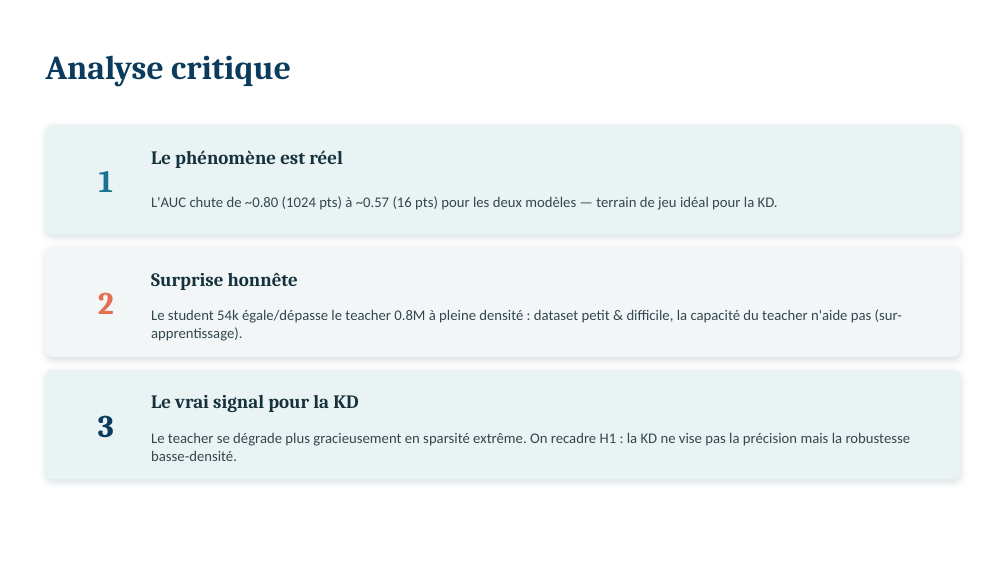
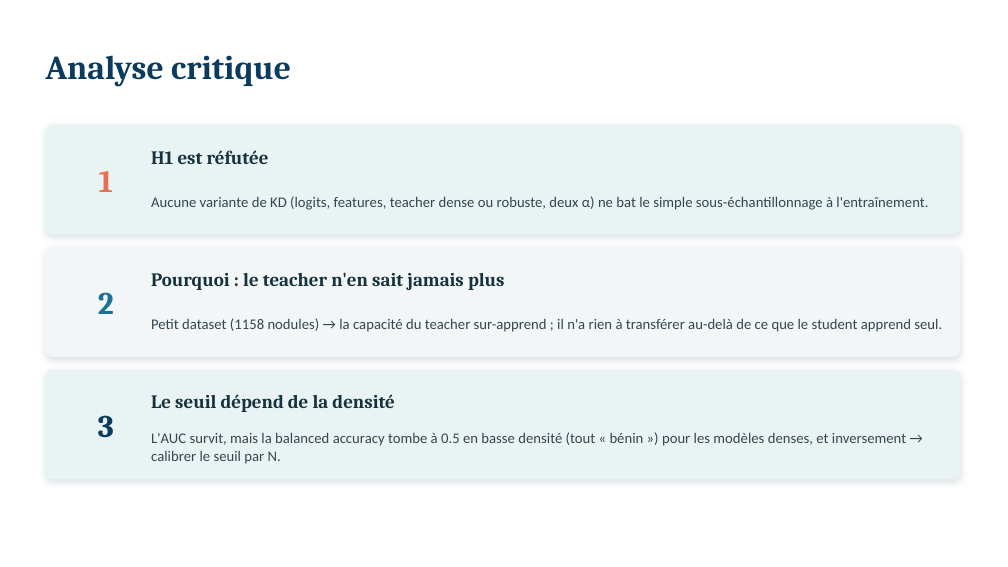
Before and after one commit to JadFalaq/kd_pointcloud_subsampling, a slide deck: slide 12 of presentation/KD_pointcloud_presentation.pptx (slide 8 before the commit). Drawn at 1008x567 pixels with LibreOffice and Linux fonts; fonts in the diff are those of the drawing. Boxes give left, top, right and bottom in pixels: in the first picture for what was removed or moved away, otherwise in the second. Text is boxed around its words. In the diff, an @@ line names an element or a change of style, - is before the commit and + after.

```diff
--- a/presentation/KD_pointcloud_presentation.pptx
+++ b/presentation/KD_pointcloud_presentation.pptx
@@ text "1" at (99,171,113,192): text colour #1C7293 to #E76F51 @@
@@ text at (151,150,269,164): text changed @@
-Le phénomène est réel
+H1 est réfutée
@@ text at (151,196,928,210): text changed @@
-L'AUC chute de ~0.80 (1024 pts) à ~0.57 (16 pts) pour les deux modèles — terrain de jeu idéal pour la KD.
+Aucune variante de KD (logits, features, teacher dense ou robuste, deux α) ne bat le simple sous-échantillonnage à l'entraînement.
@@ text "2" at (98,292,114,314): text colour #E76F51 to #1C7293 @@
@@ text at (151,272,505,290): text changed @@
-Surprise honnête
+Pourquoi : le teacher n'en sait jamais plus
@@ text at (151,318,942,332): text changed @@
-Le student 54k égale/dépasse le teacher 0.8M à pleine densité : dataset petit & difficile, la capacité du teacher n'aide pas (sur-apprentissage).
+Petit dataset (1158 nodules) → la capacité du teacher sur-apprend ; il n'a rien à transférer au-delà de ce que le student apprend seul.
@@ text at (151,394,394,412): text changed @@
-Le vrai signal pour la KD
+Le seuil dépend de la densité
@@ text at (151,432,906,464): text changed @@
-Le teacher se dégrade plus gracieusement en sparsité extrême. On recadre H1 : la KD ne vise pas la précision mais la robustesse basse-densité.
+L'AUC survit, mais la balanced accuracy tombe à 0.5 en basse densité (tout « bénin ») pour les modèles denses, et inversement → calibrer le seuil par N.
```
Also in this commit, not shown: 4 other slides changed, 6 slides added, 2 slides removed, 4 other files.
